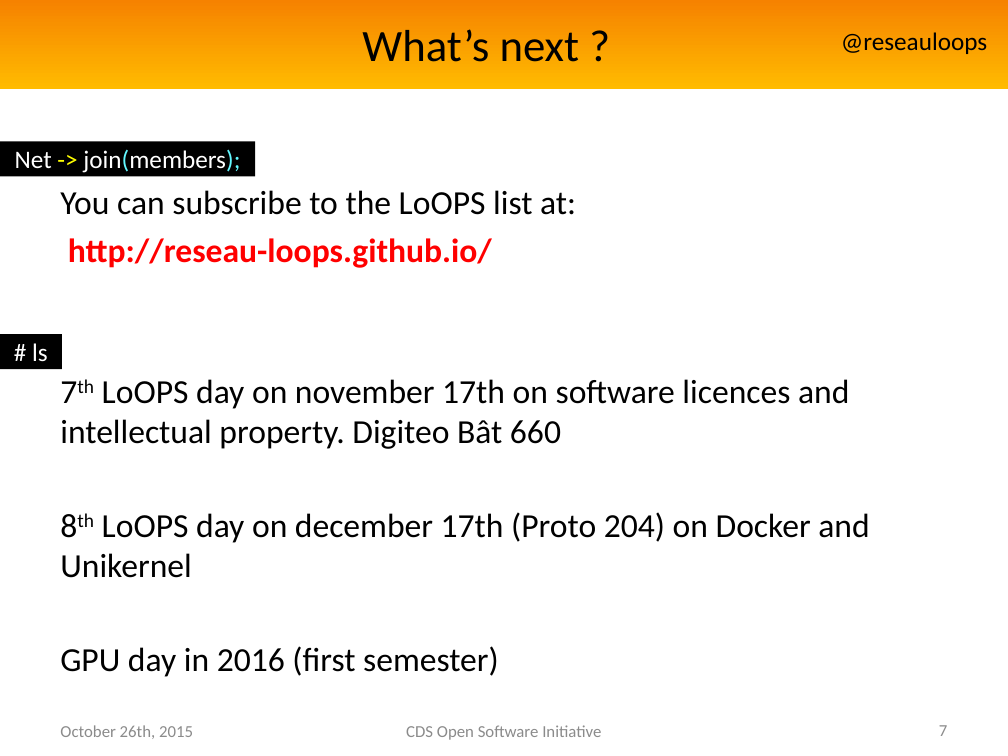
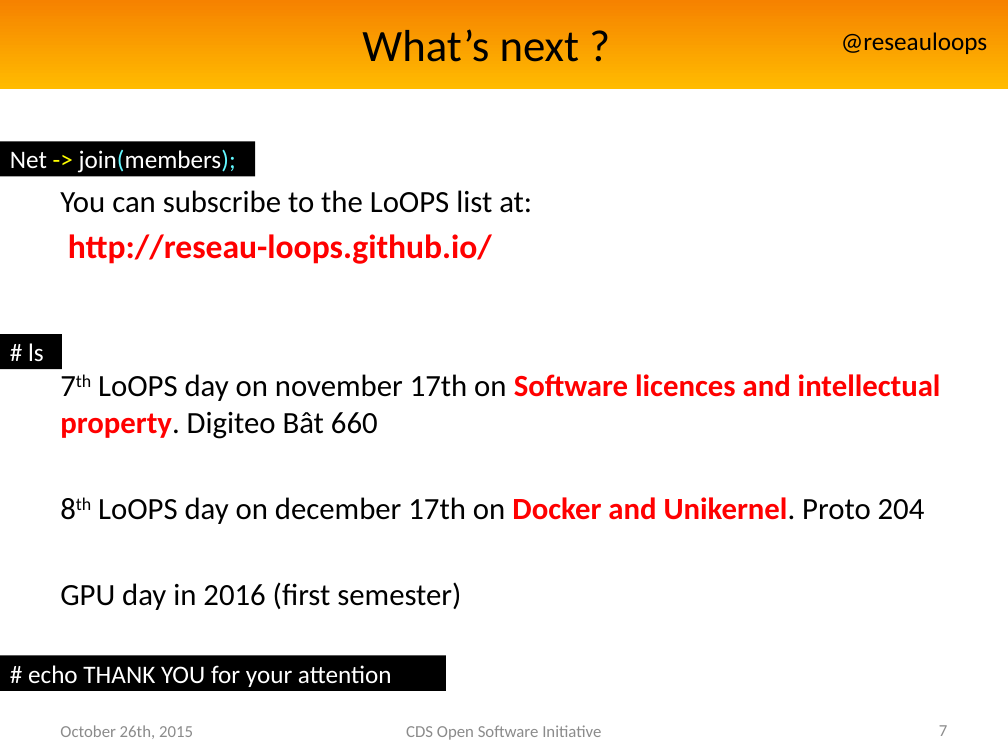
Before and after one commit to reseau-loops/reseau-loops.github.com, a slide deck: slide 7 of presentations/PrésentationLoOPSAnglais.pptx. Drawn at 1008x756 pixels with LibreOffice and Linux fonts; fonts in the diff are those of the drawing; background and template pictures are left out. Boxes give left, top, right and bottom in pixels: in the first picture for what was removed or moved away, otherwise in the second. Text is boxed around its words. In the diff, an @@ line names an element or a change of style, - is before the commit and + after.

```diff
--- a/presentations/PrésentationLoOPSAnglais.pptx
+++ b/presentations/PrésentationLoOPSAnglais.pptx
@@ rectangle "Net -> join(members);" at box(0, 141, 255, 176): alignment centre to left @@
@@ text at box(60, 190, 532, 610): size 24 to 22 pt in "You can subscribe to the LoOPS list ...", "GPU day in 2016 (first semester)" @@
@@ rectangle "# ls" at box(0, 335, 61, 370): alignment centre to left @@
@@ text at box(60, 374, 941, 524): text changed; size 24 to 22 pt @@
-7th LoOPS day on november 17th on software licences and intellectual property. Digiteo Bât 660
-8th LoOPS day on december 17th (Proto 204) on Docker and Unikernel
+7th LoOPS day on november 17th on Software licences and intellectual property. Digiteo Bât 660
+8th LoOPS day on december 17th on Docker and Unikernel. Proto 204
@@ rectangle added at box(0, 655, 446, 690), fill #000000, 18 pt, text #FFFFFF @@
+# echo THANK YOU for your attention
```
Also in this commit, not shown: 3 other slides changed, 2 other files.
